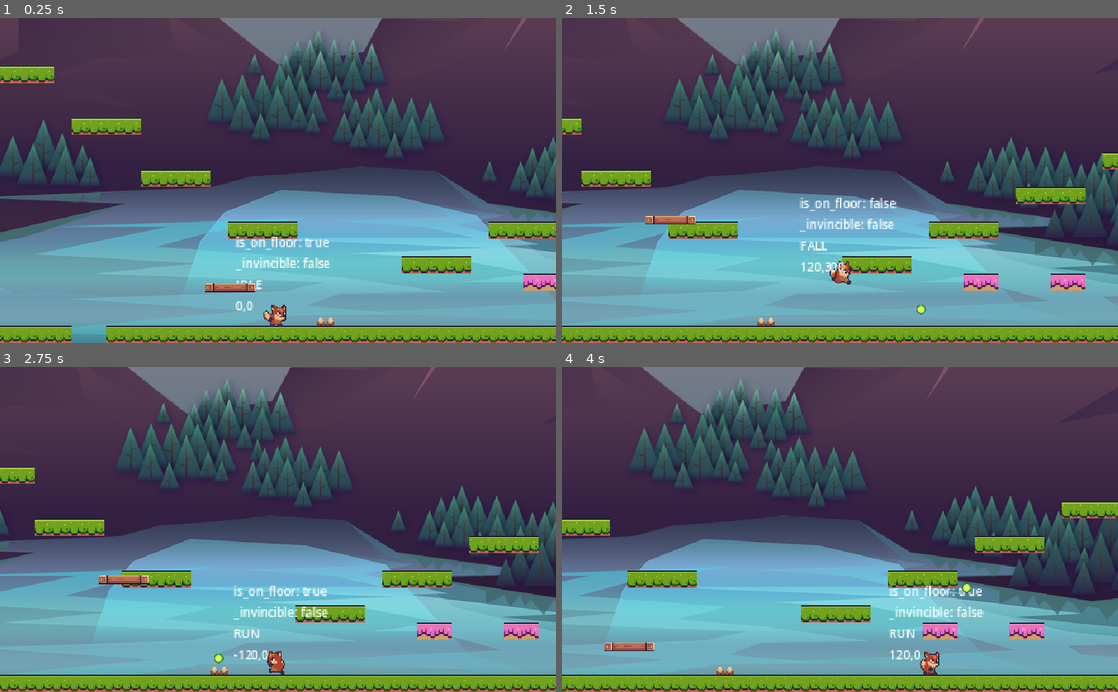
Above: before the commit, frames 1-4 (two rows, left to right).
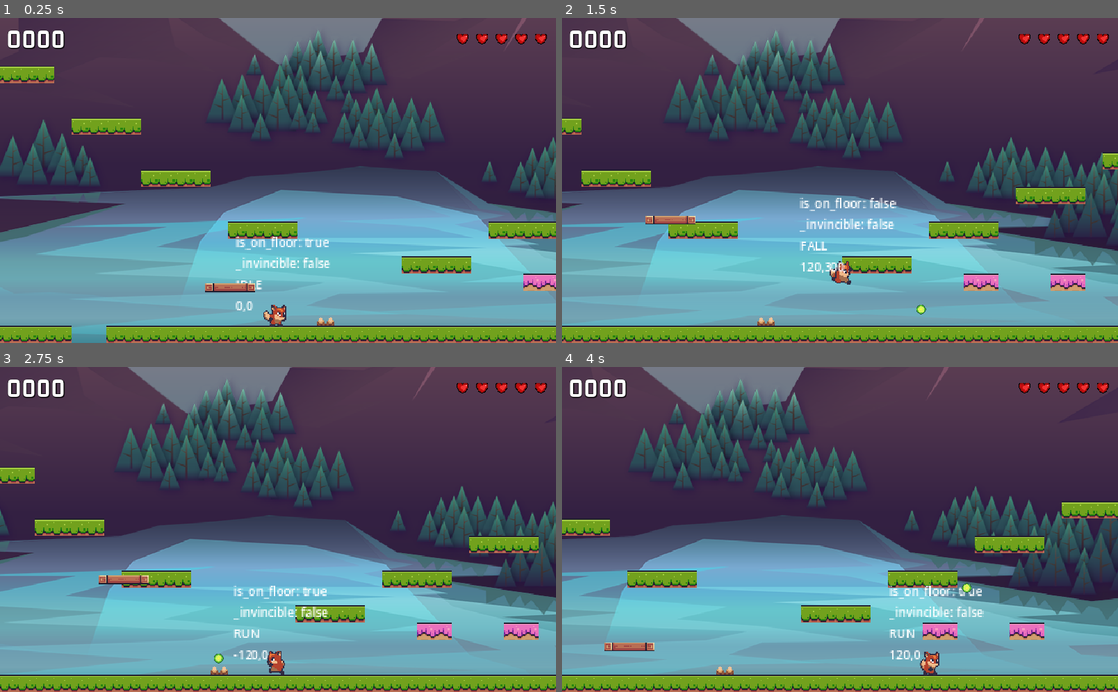
Above: after the commit, the same moments.

Repository: leobewater/godot-foxy-antics
Game: Godot game, scene res://level_base/level_base.tscn
The game is run twice, just before and just after one commit, with the same random seed, the same clock (stepped at 60 frames per second) and the same inputs. The project has no main scene, so this scene is started directly.
Inputs:
- Up to frame 1 (0.25 s): no input
- Up to frame 2 (1.5 s): hold Right (right) from 0.53 s (still down); tap Ctrl (shoot) at 0.6, 1.35 s; tap Space (jump) at 0.77 s
- Up to frame 3 (2.75 s): tap Space (jump) at 1.52 s; release Right (right) at 2.03 s; hold Left (left) from 2.03 s (still down); tap Ctrl (shoot) at 2.1 s
- Up to frame 4 (4 s): release Left (left) at 2.78 s; hold Right (right) from 2.78 s (still down); tap Ctrl (shoot) at 2.85, 3.6 s; tap Space (jump) at 3.02, 3.77 s

The runs differ from the first frame. In frame 1, 0.7% of the frame differs, in the area x 1-99%, y 3-10%; in frame 2, 0.7%; in frame 3, 0.7%; in frame 4, 0.7%.

Commit message:
add hud to level inside canvas layer

Diff:
--- a/level_base/level_base.tscn
+++ b/level_base/level_base.tscn
@@ -16,6 +16,7 @@
 [ext_resource type="Texture2D" uid="uid://ytu3nwnfhp84" path="res://assets/backgrounds/game_background_1/layers/clouds_3.png" id="11_qcbft"]
 [ext_resource type="Texture2D" uid="uid://p6l43d6cq1fj" path="res://assets/backgrounds/game_background_1/layers/clouds_4.png" id="12_a2vbv"]
 [ext_resource type="AudioStream" uid="uid://bgwyhv76ty7x8" path="res://assets/sound/Flowing Rocks.ogg" id="16_ql1b4"]
+[ext_resource type="PackedScene" uid="uid://bb6m0igyhgcko" path="res://hud/hud.tscn" id="17_lpyt6"]
 
 [sub_resource type="TileSetAtlasSource" id="TileSetAtlasSource_dkkex"]
 texture = ExtResource("1_jpale")
@@ -683,3 +684,7 @@
 [node name="Music" type="AudioStreamPlayer" parent="."]
 stream = ExtResource("16_ql1b4")
 autoplay = true
+
+[node name="CanvasLayer" type="CanvasLayer" parent="."]
+
+[node name="HUD" parent="CanvasLayer" instance=ExtResource("17_lpyt6")]
Not shown: 1 places in level_base/level_base.tscn that only renumber resources
